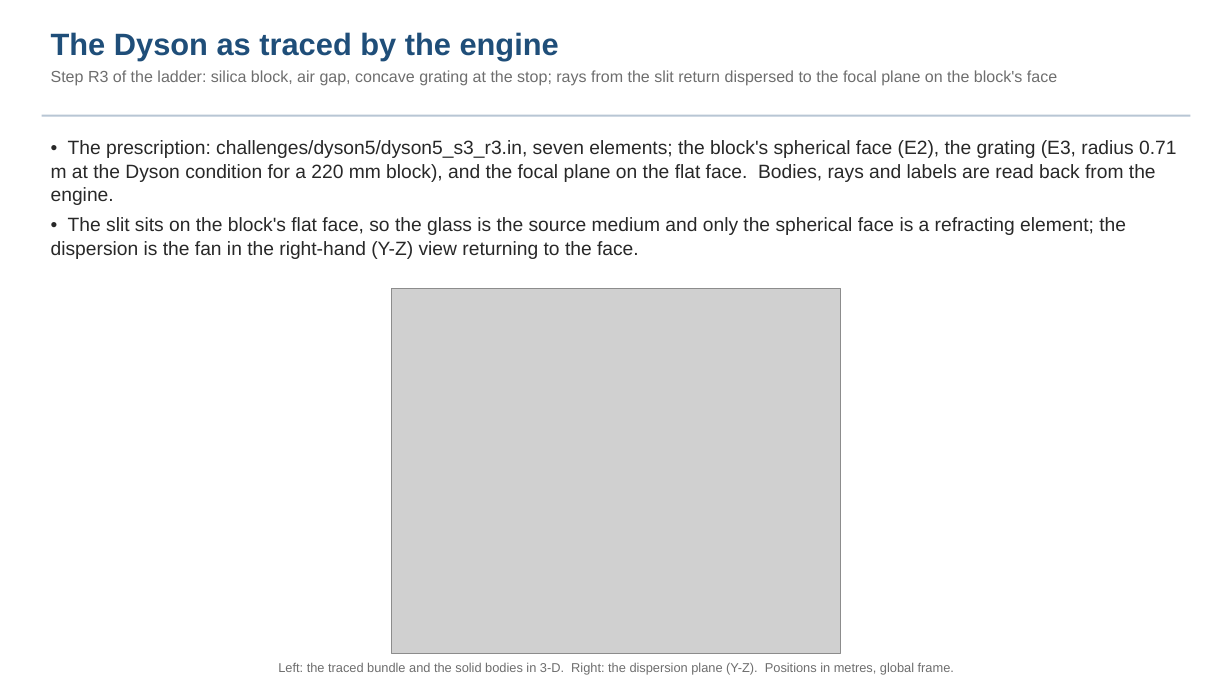
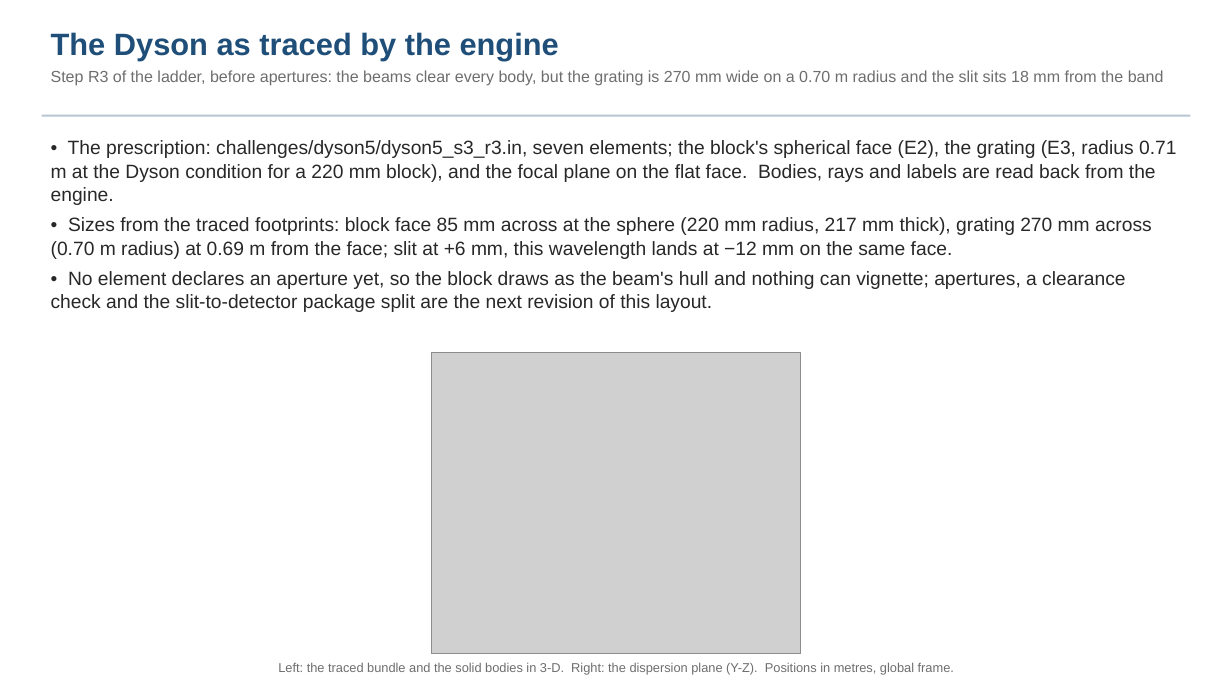
Before and after one commit to nasa-jpl/macos, a slide deck: slide 4 of demo_session/deck_dyson.pptx. Drawn at 1232x693 pixels with LibreOffice and Linux fonts; fonts in the diff are those of the drawing; grey boxes stand for pictures. Boxes give left, top, right and bottom in pixels: in the first picture for what was removed or moved away, otherwise in the second. Text is boxed around its words. In the diff, an @@ line names an element or a change of style, - is before the commit and + after.

```diff
--- a/demo_session/deck_dyson.pptx
+++ b/demo_session/deck_dyson.pptx
@@ text at box(51, 70, 1164, 86): text changed @@
-Step R3 of the ladder: silica block, air gap, concave grating at the stop; rays from the slit return dispersed to the focal plane on the block's face
+Step R3 of the ladder, before apertures: the beams clear every body, but the grating is 270 mm wide on a 0.70 m radius and the slit sits 18 mm from the band
@@ text at box(51, 217, 1152, 312): text changed @@
-• The slit sits on the block's flat face, so the glass is the source medium and only the spherical face is a refracting element; the dispersion is the fan in the right-hand (Y-Z) view returning to the face.
+• Sizes from the traced footprints: block face 85 mm across at the sphere (220 mm radius, 217 mm thick), grating 270 mm across (0.70 m radius) at 0.69 m from the face; slit at +6 mm, this wavelength lands at −12 mm on the same face.
+• No element declares an aperture yet, so the block draws as the beam's hull and nothing can vignette; apertures, a clearance check and the slit-to-detector package split are the next revision of this layout.
@@ picture: place and size @@
-picture at box(392, 288, 841, 653)
+picture at box(432, 353, 801, 653)
```
Also in this commit, not shown: 1 other slide changed, 3 other files.
